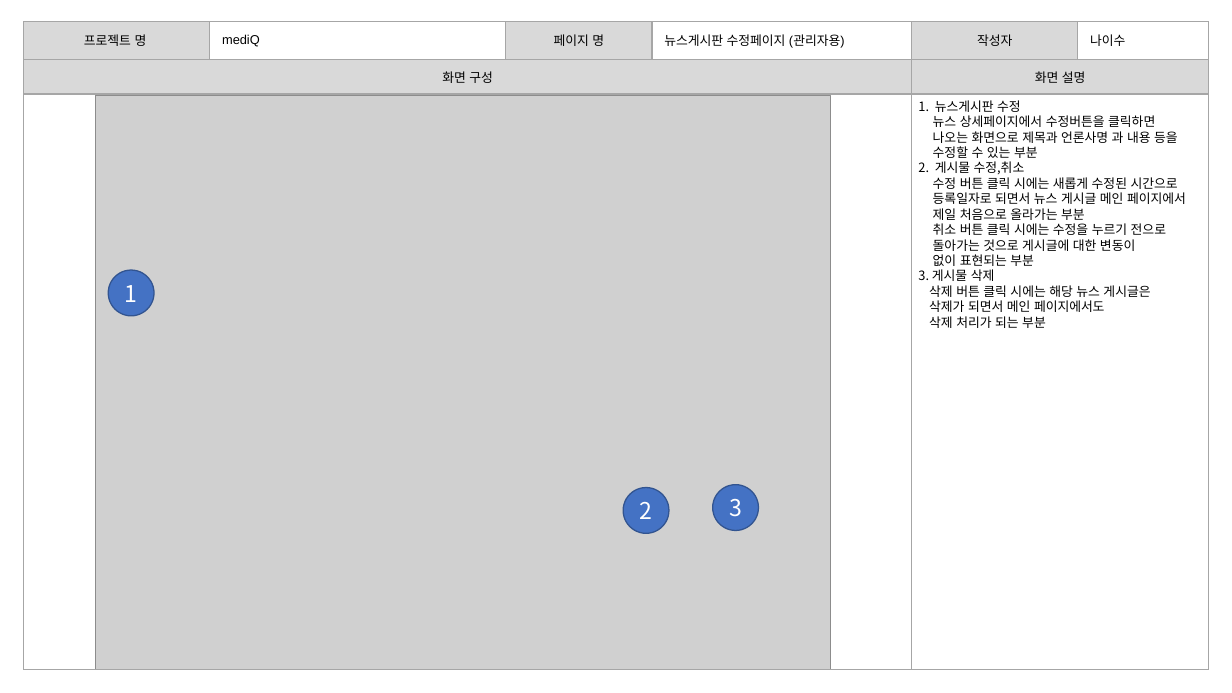
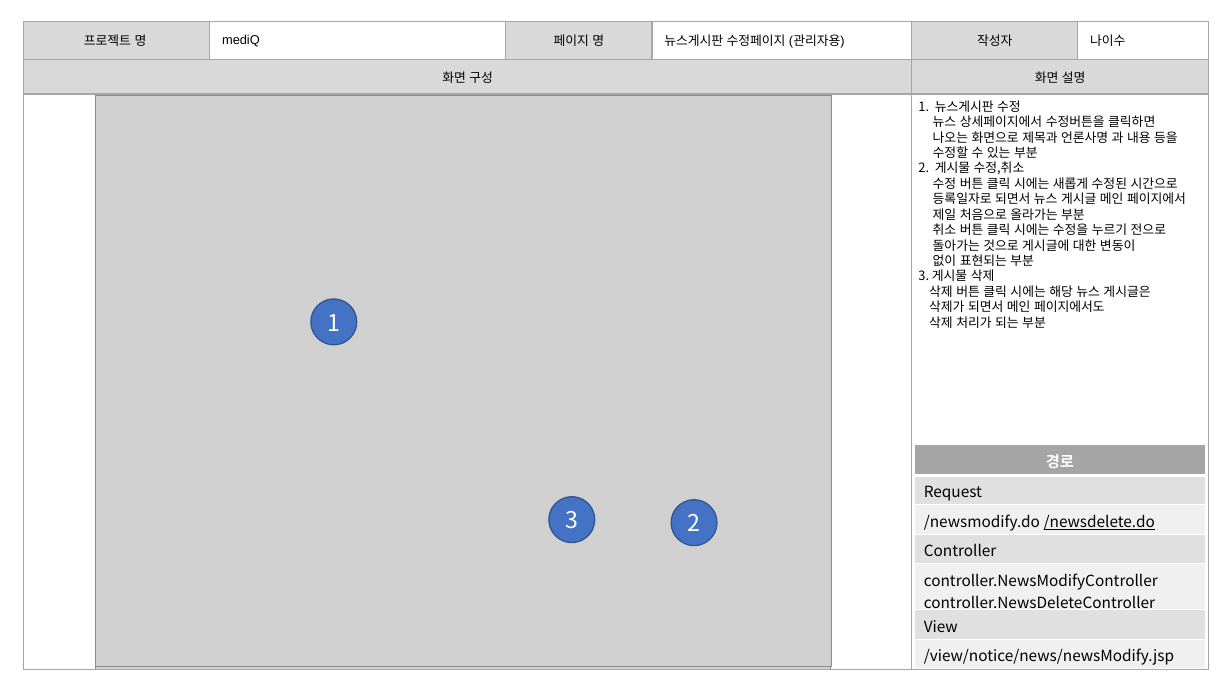
Before and after one commit to burnyst/mediQ, a slide deck: slide 36 of doc/0빅데이터분석프로젝트(공용)/[06] 스토리보드.pptx (slide 38 before the commit). Drawn at 1232x693 pixels with LibreOffice and Linux fonts; fonts in the diff are those of the drawing; grey boxes stand for pictures. Boxes give left, top, right and bottom in pixels: in the first picture for what was removed or moved away, otherwise in the second. Text is boxed around its words. In the diff, an @@ line names an element or a change of style, - is before the commit and + after.

```diff
--- a/doc/0빅데이터분석프로젝트(공용)/[06] 스토리보드.pptx
+++ b/doc/0빅데이터분석프로젝트(공용)/[06] 스토리보드.pptx
@@ picture added at (95,95,831,666) @@
@@ ellipse "1": place and size @@
-ellipse "1" at (108,270,154,316)
+ellipse "1" at (311,299,357,346)
@@ table added at (915,445,1206,669), 7 rows, 1 columns @@
+경로
+Request
+/newsmodify.do /newsdelete.do
+Controller
+controller.NewsModifyController / controller.NewsDeleteController
+View
+/view/notice/news/newsModify.jsp
@@ ellipse "3": place and size @@
-ellipse "3" at (713,485,759,531)
+ellipse "3" at (549,497,595,543)
@@ ellipse "2": place and size @@
-ellipse "2" at (623,488,669,534)
+ellipse "2" at (671,500,717,546)
```
Also in this commit, not shown: 37 other slides changed, 3 slides removed, 3 other files.
